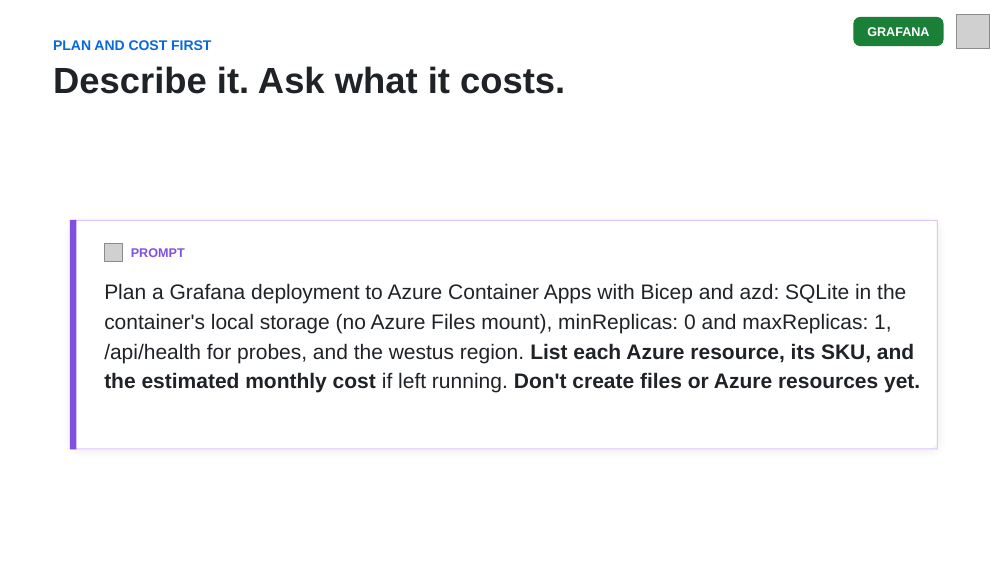
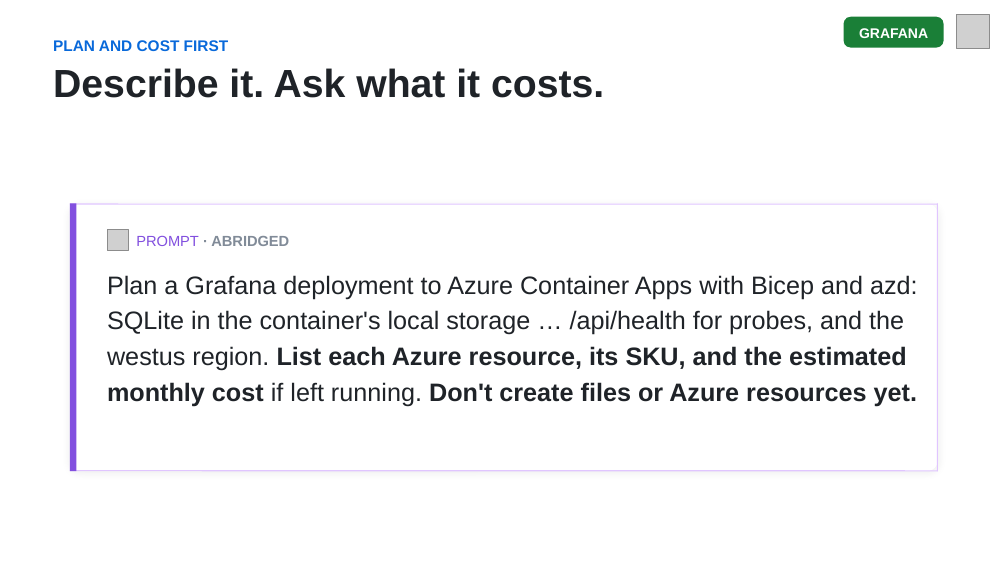
Before and after one commit to DanWahlin/agentic-journeys, a slide deck: slide 7 of slides/04-grafana.pptx. Drawn at 1008x567 pixels with LibreOffice and Linux fonts; fonts in the diff are those of the drawing; grey boxes stand for pictures. Boxes give left, top, right and bottom in pixels: in the first picture for what was removed or moved away, otherwise in the second. Text is boxed around its words. In the diff, an @@ line names an element or a change of style, - is before the commit and + after.

```diff
--- a/slides/04-grafana.pptx
+++ b/slides/04-grafana.pptx
@@ rounded rectangle at (844,17,943,48): proportions changed @@
@@ rounded rectangle: place and size @@
-rounded rectangle at (854,17,944,46)
+rounded rectangle at (844,17,943,48)
@@ text "GRAFANA": place and size @@
-text "GRAFANA" at (867,27,929,36)
+text "GRAFANA" at (859,28,928,38)
@@ text "GRAFANA" at (859,28,928,38): size 9 to 10 pt @@
@@ text "PLAN AND COST FIRST" at (53,40,229,51): size 10 to 11 pt @@
@@ text "Describe it. Ask what it ..." at (53,68,604,98): size 26 to 28 pt; line spacing 31pt to 33pt @@
@@ rounded rectangle: place and size @@
-rounded rectangle at (70,220,937,450)
+rounded rectangle at (70,204,937,472)
@@ rounded rectangle at (70,204,937,472): proportions changed @@
@@ line moved from (70, 221) - (938, 221) to (70, 204) - (938, 204) @@
@@ line moved from (74, 220) - (74, 450) to (74, 204) - (74, 472) @@
@@ line moved from (937, 220) - (937, 450) to (937, 204) - (937, 472) @@
@@ picture: place and size @@
-picture at (104,243,122,261)
+picture at (107,230,128,251)
@@ text at (136,236,289,246): text changed; size 9 to 10.5 pt; text colour #8250DF to #818B98 @@
-PROMPT
+PROMPT · ABRIDGED
@@ text at (107,275,918,407): text changed; size 15 to 18 pt @@
-Plan a Grafana deployment to Azure Container Apps with Bicep and azd: SQLite in the container's local storage (no Azure Files mount), minReplicas: 0 and maxReplicas: 1, /api/health for probes, and the westus region. List each Azure resource, its SKU, and the estimated monthly cost if left running. Don't create files or Azure resources yet.
+Plan a Grafana deployment to Azure Container Apps with Bicep and azd: SQLite in the container's local storage … /api/health for probes, and the westus region. List each Azure resource, its SKU, and the estimated monthly cost if left running. Don't create files or Azure resources yet.
@@ line moved from (70, 449) - (938, 449) to (70, 471) - (938, 471) @@
```
Also in this commit, not shown: 17 other slides changed, 7 other files.
